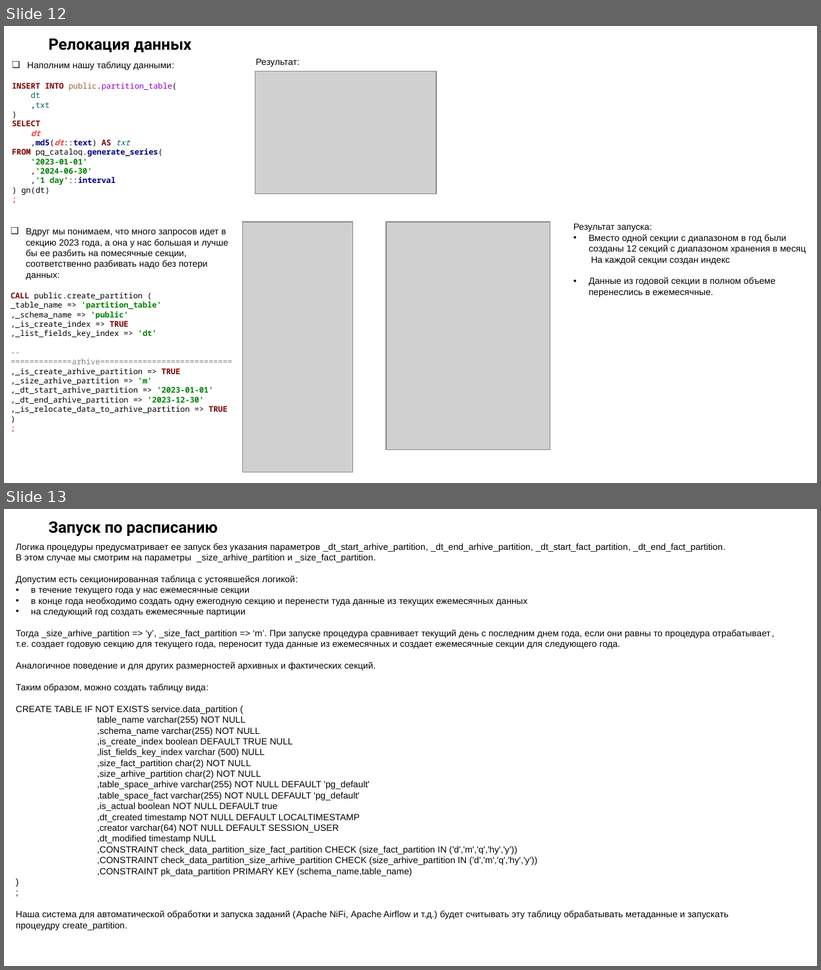
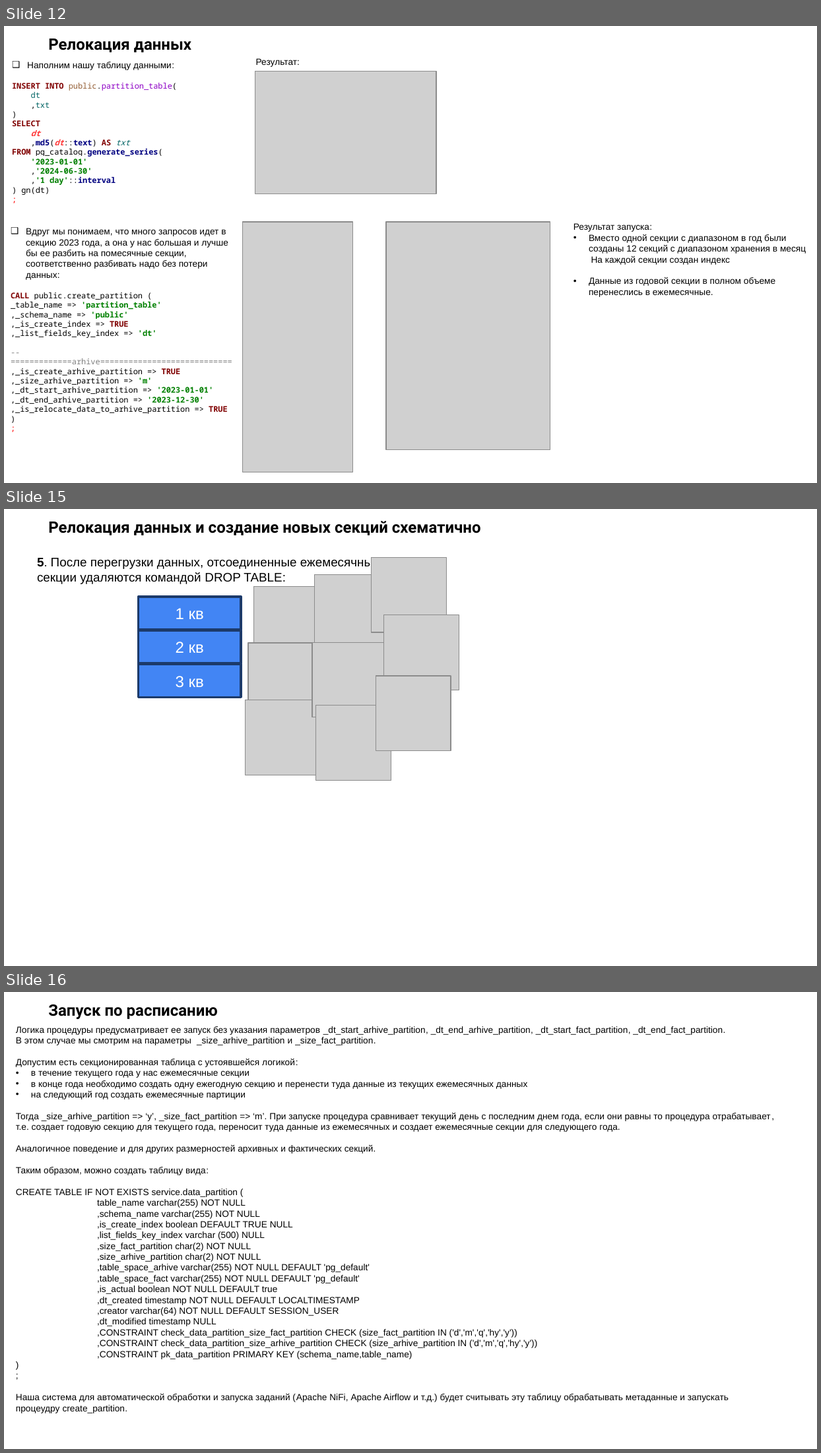
Before and after one commit to Andreev-ES/Postgre_DBA_202403_OTUS, a slide deck: 8.Проектная работа/Презентация проектной работы.pptx. Shown one above the other, each under a label of ours: slides 12 and 13 before the commit, slides 12, 15 and 16 after it; the slides between them are not shown. The pictures are 821x970 and 821x1453 pixels, drawn with LibreOffice and Linux fonts; fonts in the diff are those of the drawing; grey boxes stand for pictures; background and template pictures are left out. Boxes give left, top, right and bottom in pixels: in the first picture for what was removed or moved away, otherwise in the second. Text is boxed around its words. In the diff, an @@ line names an element or a change of style, - is before the commit and + after.

```diff
--- a/8.Проектная работа/Презентация проектной работы.pptx
+++ b/8.Проектная работа/Презентация проектной работы.pptx
@@ slide 15 added at box(4, 509, 817, 966), background picture (left out) @@
@@ title added at box(48, 521, 481, 535), 14 pt, text #000000, bold @@
+Релокация данных и создание новых секций схематично
@@ text added at box(37, 557, 380, 584), 11 pt, text #000000 @@
+5. После перегрузки данных, отсоединенные ежемесячные секции удаляются командой DROP TABLE:
@@ picture added at box(372, 558, 446, 632) @@
@@ picture added at box(253, 586, 329, 661) @@
@@ picture added at box(315, 575, 389, 650) @@
@@ rectangle added at box(138, 597, 241, 629), fill #4285F4, outline #1D3A6B 2 pt, 14 pt, text #FFFFFF @@
+1 кв
@@ picture added at box(384, 615, 459, 690) @@
@@ rectangle added at box(138, 630, 241, 663), fill #4285F4, outline #1D3A6B 2 pt, 14 pt, text #FFFFFF @@
+2 кв
@@ picture added at box(248, 643, 323, 718) @@
@@ picture added at box(312, 642, 387, 717) @@
@@ rectangle added at box(138, 664, 241, 697), fill #4285F4, outline #1D3A6B 2 pt, 14 pt, text #FFFFFF @@
+3 кв
@@ picture added at box(376, 676, 450, 751) @@
@@ picture added at box(246, 700, 320, 775) @@
@@ picture added at box(316, 706, 391, 780) @@
@@ what was slide 13 is now slide 16 @@
```
Also in this commit, not shown: 2 slides changed, 3 other slides added.
